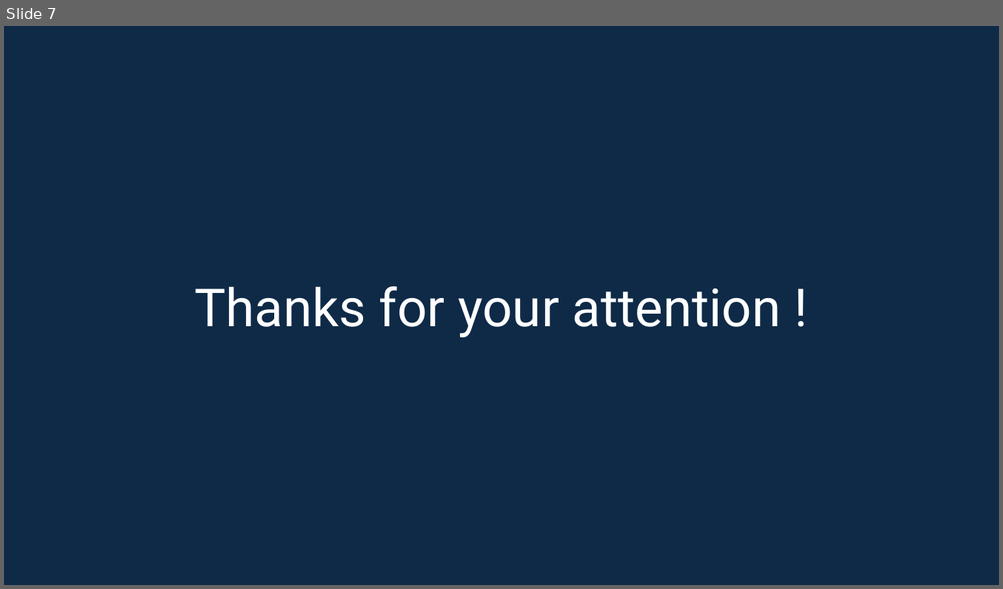
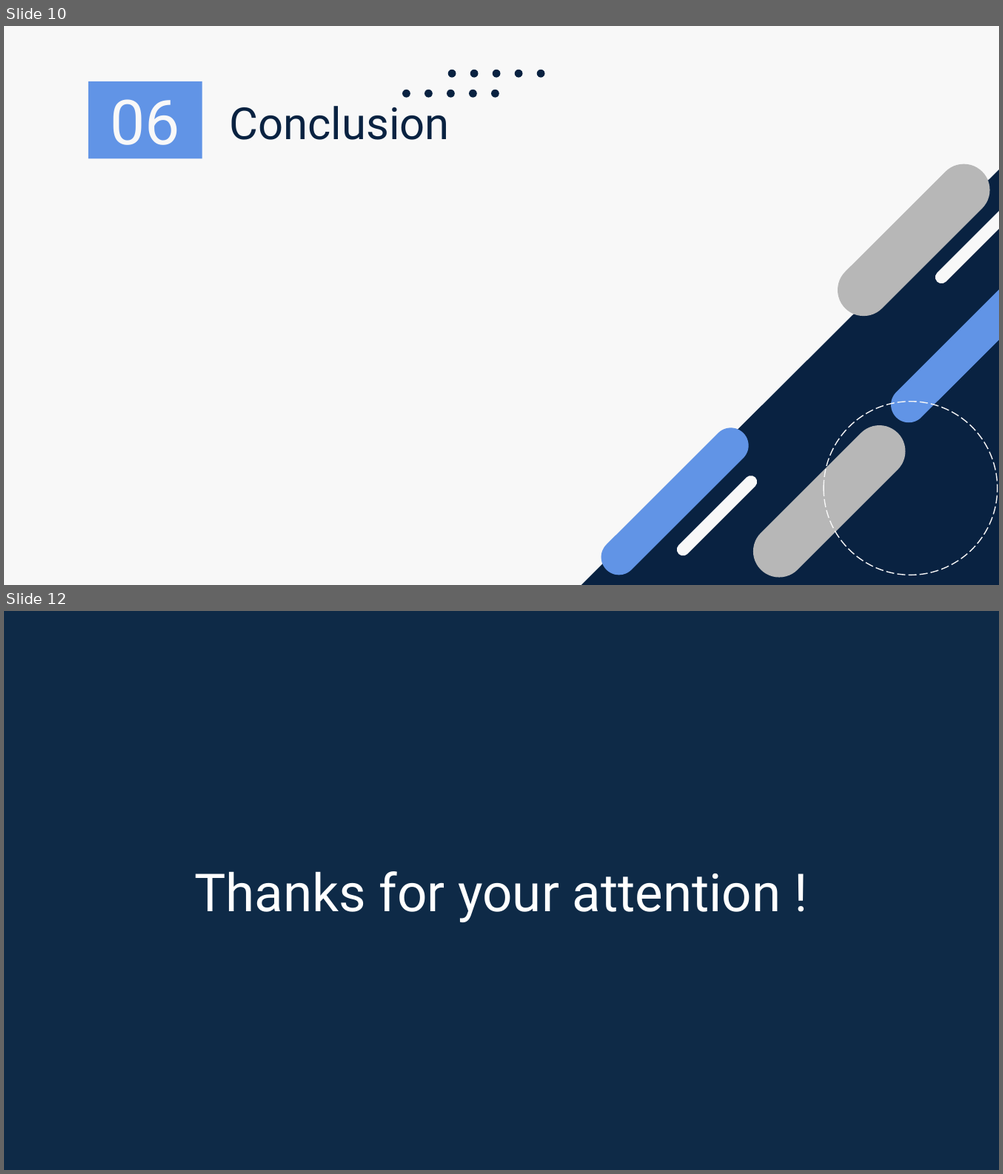
Before and after one commit to Hoferlukaslh/ScholarLog, a slide deck: Documentation/LHO - M5 - Présentation.pptx. Shown one above the other, each under a label of ours: slide 7 before the commit, slides 10 and 12 after it; the slides between them are not shown. The pictures are 1003x589 and 1003x1174 pixels, drawn with LibreOffice and Linux fonts; fonts in the diff are those of the drawing. Boxes give left, top, right and bottom in pixels: in the first picture for what was removed or moved away, otherwise in the second. Text is boxed around its words. In the diff, an @@ line names an element or a change of style, - is before the commit and + after.

```diff
--- a/Documentation/LHO - M5 - Présentation.pptx
+++ b/Documentation/LHO - M5 - Présentation.pptx
@@ slide 10 added at box(4, 26, 999, 585), background #F8F8F8 @@
@@ title added at box(88, 82, 202, 159), fill #6194E6, 45 pt, text #F8F8F8 @@
+06
@@ group added at box(402, 70, 544, 98): 10 ellipses @@
@@ title added at box(230, 106, 449, 140), 32 pt, text #092241 @@
+Conclusion
@@ rounded rectangle added at box(932, 201, 999, 286), fill #F8F8F8 @@
@@ group added at box(519, 87, 999, 585): 4 rounded rectangles, 1 right triangle, 1 ellipse @@
@@ rounded rectangle added at box(674, 473, 760, 559), fill #F8F8F8 @@
@@ what was slide 7 is now slide 12 @@
```
Also in this commit, not shown: 5 slides changed, 5 other slides added, 1 slide removed, 2 other files.
